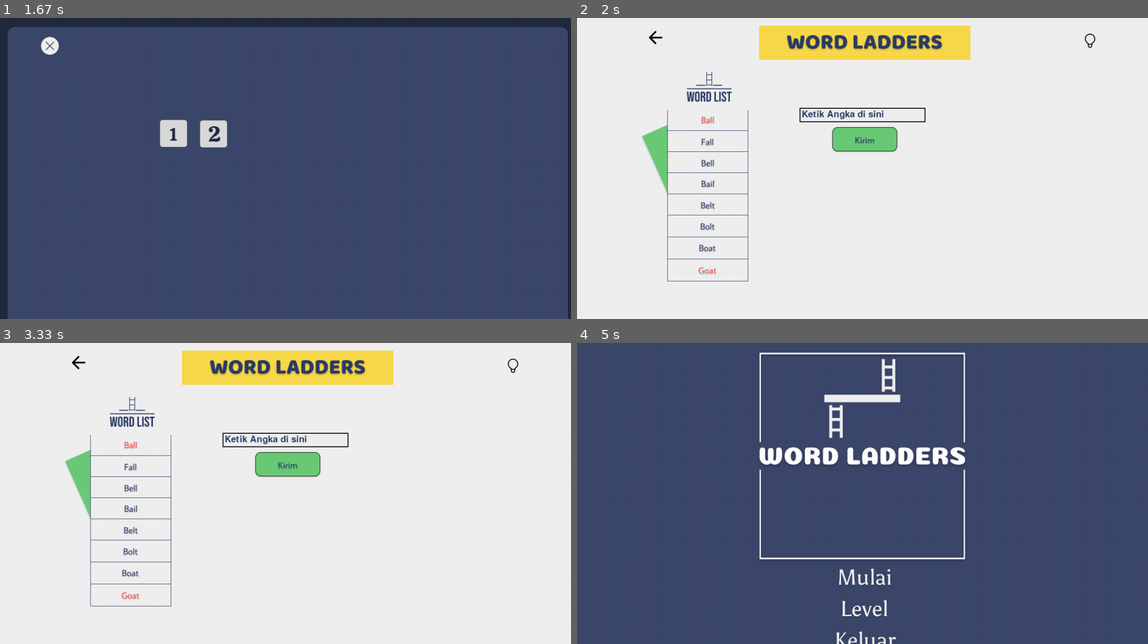
Above: before the commit, frames 1-4 (two rows, left to right).
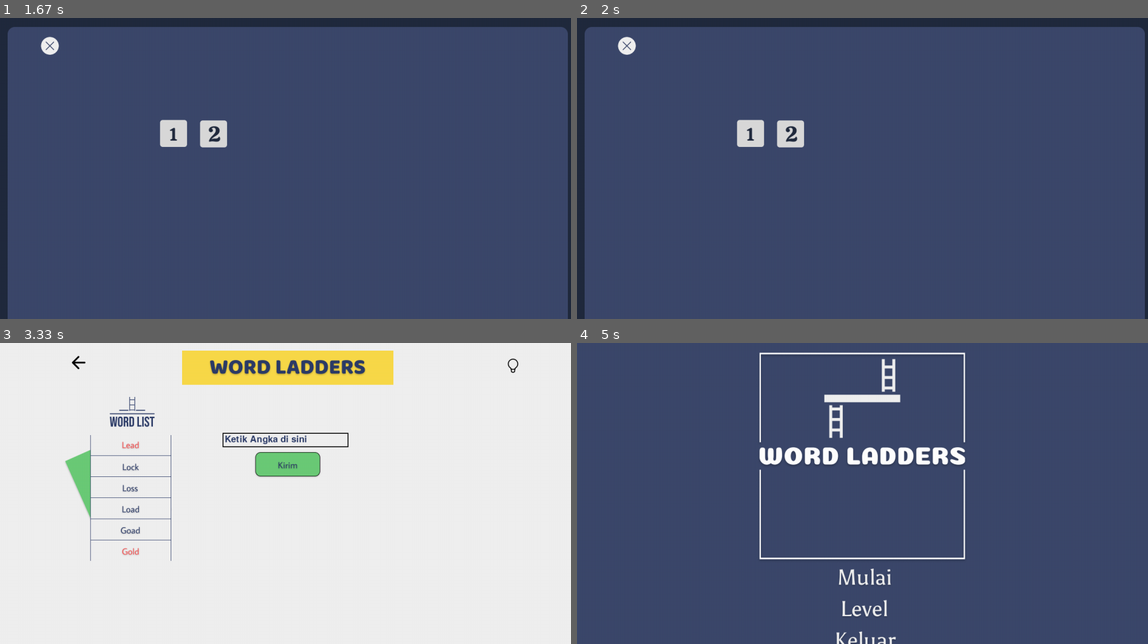
Above: after the commit, the same moments.

Repository: dagdo03/Project_KB
Game: pygame game, started from pygame/main.py
Two runs of this game, one before a commit and one after it. Both use one fixed random seed, a clock stepped at 60 frames per second and the inputs below.
Inputs (mouse positions are in pixels of both pictures, inside the frame that each line leads up to):
- Up to frame 1 (1.67 s): click (285, 252) at 0.38 s; click (513, 39) at 0.72 s; click (79, 39) at 1.05 s; click (285, 282) at 1.38 s
- Up to frame 2 (2 s): click (788, 132) at 1.72 s
- Up to frame 3 (3.33 s): click (171, 457) at 3.15 s
- Up to frame 4 (5 s): click "Ketik Angka di sini" at 3.48 s; click (1039, 487) at 3.82 s; click (656, 364) at 4.7 s

Frame 1 is identical in both runs. In frame 2, 98% of the frame differs, in the area x 0-100%, y 0-100%; in frame 3, 0.5%; in frame 4, nothing differs.

Commit message:
update passing level

Diff:
--- a/pygame/main.py
+++ b/pygame/main.py
@@ -109,6 +109,7 @@
 #function gameplay
 #looping game
 count = 1
+level = 1
 active = False
 hint_cek = False
 running = "menu"
@@ -135,7 +136,6 @@
     if len(user_text) == 0 and active == False:
         screen.blit(text_writeInp, ((input_rect.x + 5), (input_rect.y + 5)))
     if hint_cek == True:
-
         screen.blit(hint, ((input_rect.x + 5), (input_rect.y + 250)))
         ans_hint = base_font.render(("->".join(wordPath[:count])), True, (45, 60, 104))
         screen.blit(ans_hint, ((input_rect.x + 5), (input_rect.y + 285)))
@@ -333,7 +333,7 @@
                 #     endWord = "Gold"
                 #     wordList = ["Lock", "Loss", "Load", "Goad", "Gold"]
                 #     wordPath = ladderLength(beginWord, endWord, wordList)
-
+                level = max(level, number)
                 ans = ''
                 user_text = ''
                 # screen.fill((240, 240, 240))
@@ -375,7 +375,8 @@
             count = 1
             running = "gameplay"
         elif select_level_2_button.draw(screen):
-            number = 2
-            count = 1
-            running = "gameplay"
+            if level >= 2:
+                number = 2
+                count = 1
+                running = "gameplay"
     pygame.display.update()
